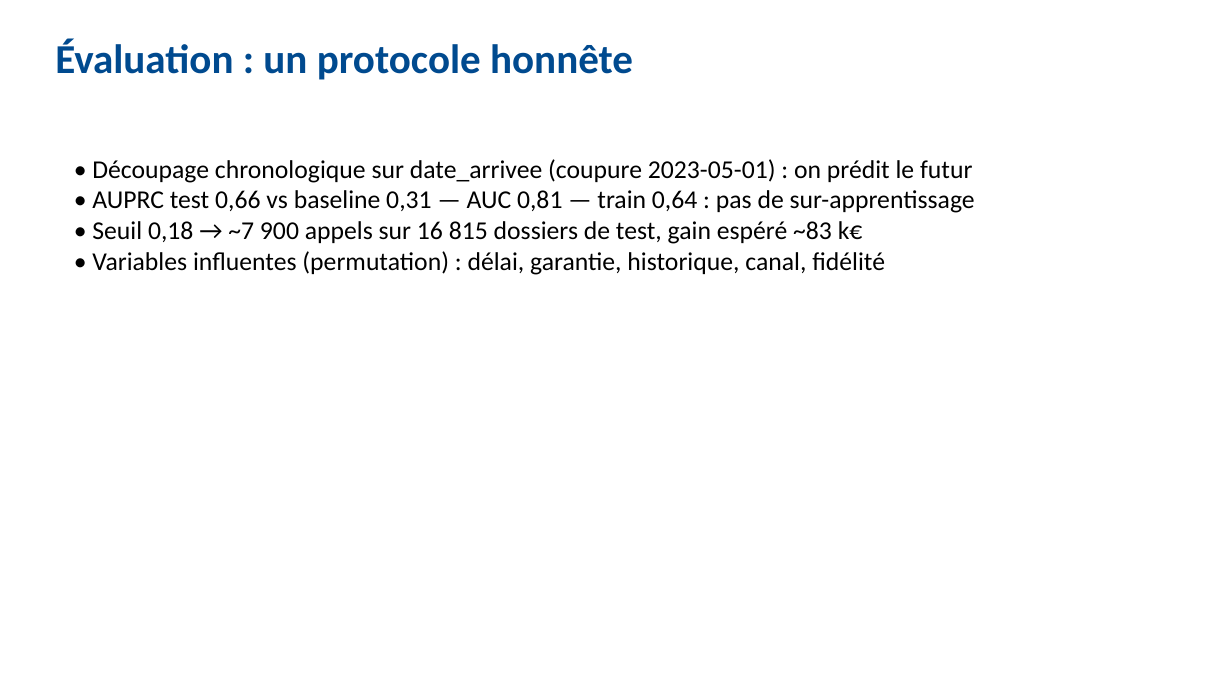
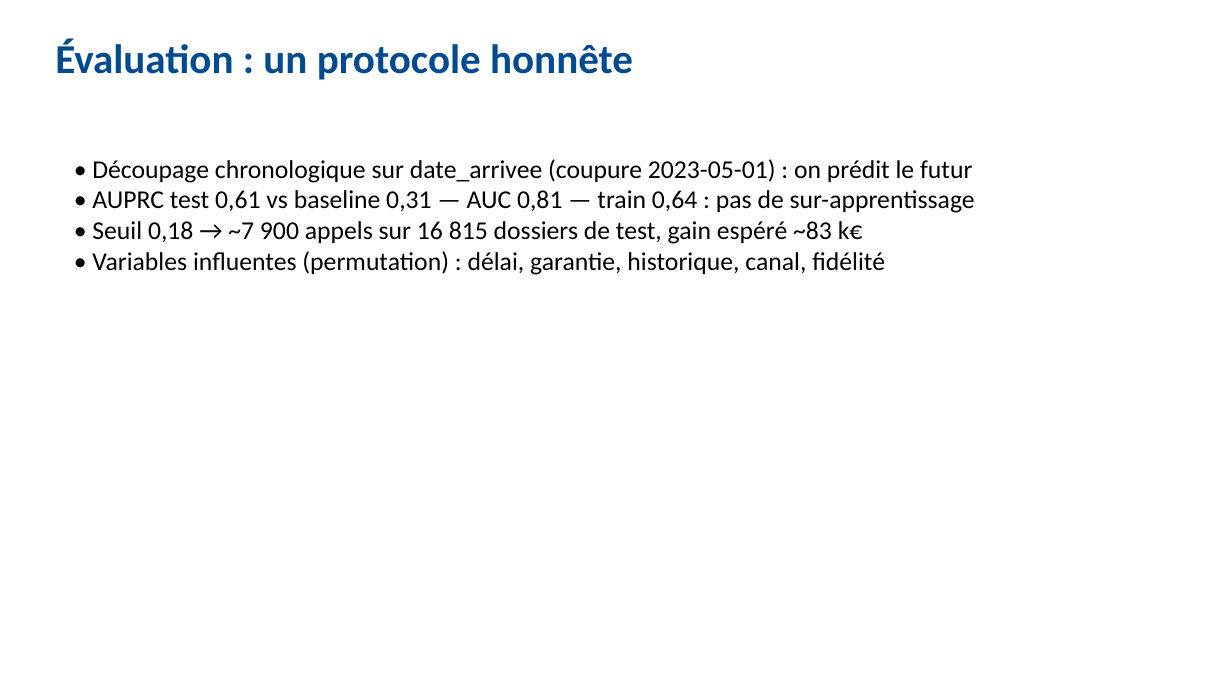
Before and after one commit to ClementBast/residences-azur-annulation, a slide deck: slide 6 of soutenance.pptx. Drawn at 1232x693 pixels with LibreOffice and Linux fonts; fonts in the diff are those of the drawing. Boxes give left, top, right and bottom in pixels: in the first picture for what was removed or moved away, otherwise in the second. Text is boxed around its words. In the diff, an @@ line names an element or a change of style, - is before the commit and + after.

```diff
--- a/soutenance.pptx
+++ b/soutenance.pptx
@@ text at (92,190,975,213): text changed @@
-• AUPRC test 0,66 vs baseline 0,31 — AUC 0,81 — train 0,64 : pas de sur-apprentissage
+• AUPRC test 0,61 vs baseline 0,31 — AUC 0,81 — train 0,64 : pas de sur-apprentissage
```
Also in this commit, not shown: 13 other files.
